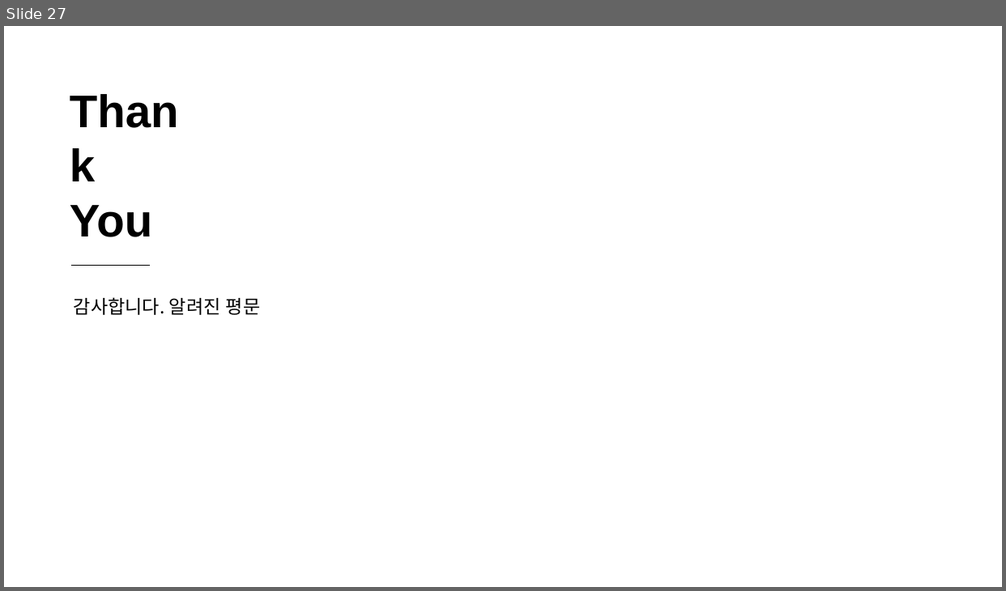
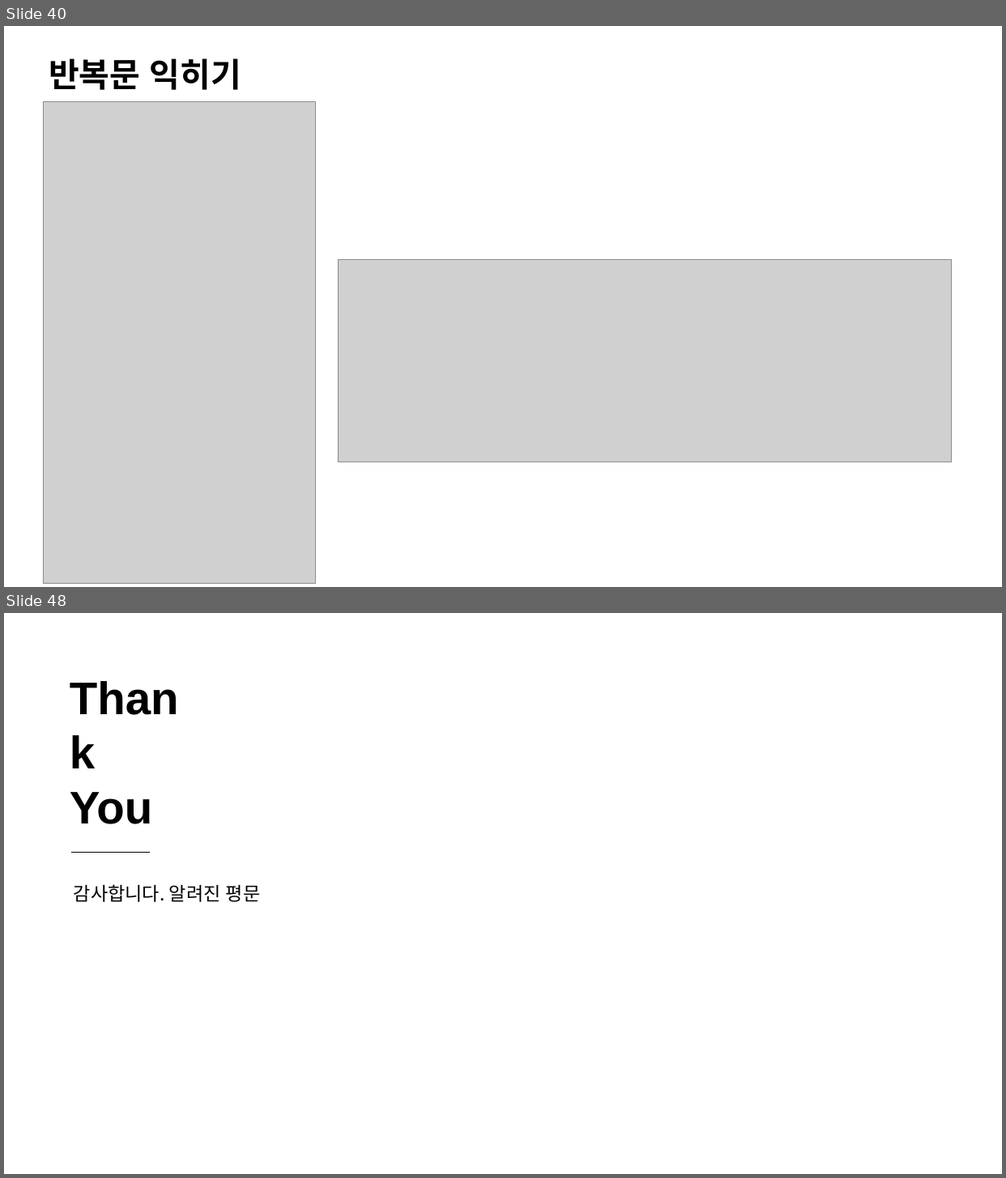
Before and after one commit to sky7th/Kodular, a slide deck: Kodular 기초.pptx. Shown one above the other, each under a label of ours: slide 27 before the commit, slides 40 and 48 after it; the slides between them are not shown. The pictures are 1006x591 and 1006x1178 pixels, drawn with LibreOffice and Linux fonts; fonts in the diff are those of the drawing; grey boxes stand for pictures. Boxes give left, top, right and bottom in pixels: in the first picture for what was removed or moved away, otherwise in the second. Text is boxed around its words. In the diff, an @@ line names an element or a change of style, - is before the commit and + after.

```diff
--- a/Kodular 기초.pptx
+++ b/Kodular 기초.pptx
@@ slide 40 added at (4,26,1002,587), background #FFFFFF @@
@@ text added at (49,58,241,90), 32 pt, text #000000, bold @@
+반복문 익히기
@@ picture added at (43,101,315,584) @@
@@ picture added at (338,260,952,463) @@
@@ what was slide 27 is now slide 48 @@
```
Also in this commit, not shown: 20 other slides added, 6 other files.
